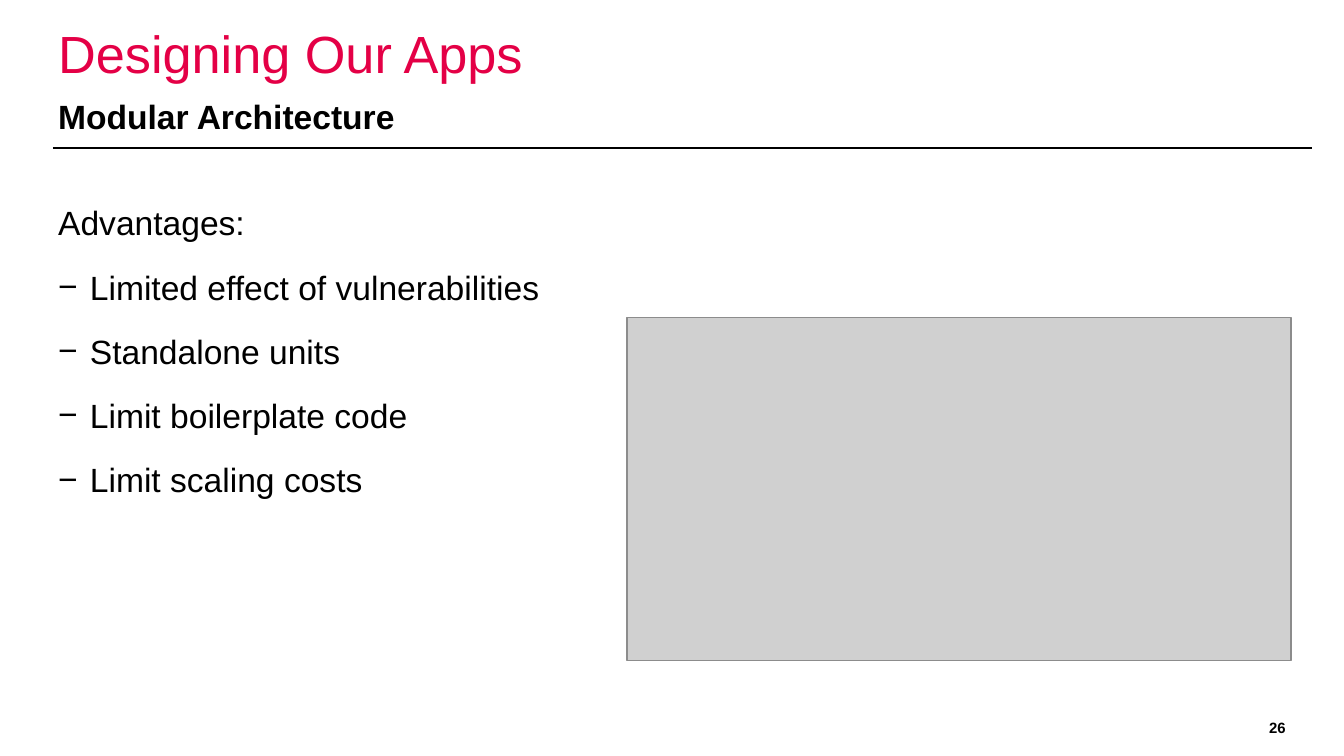
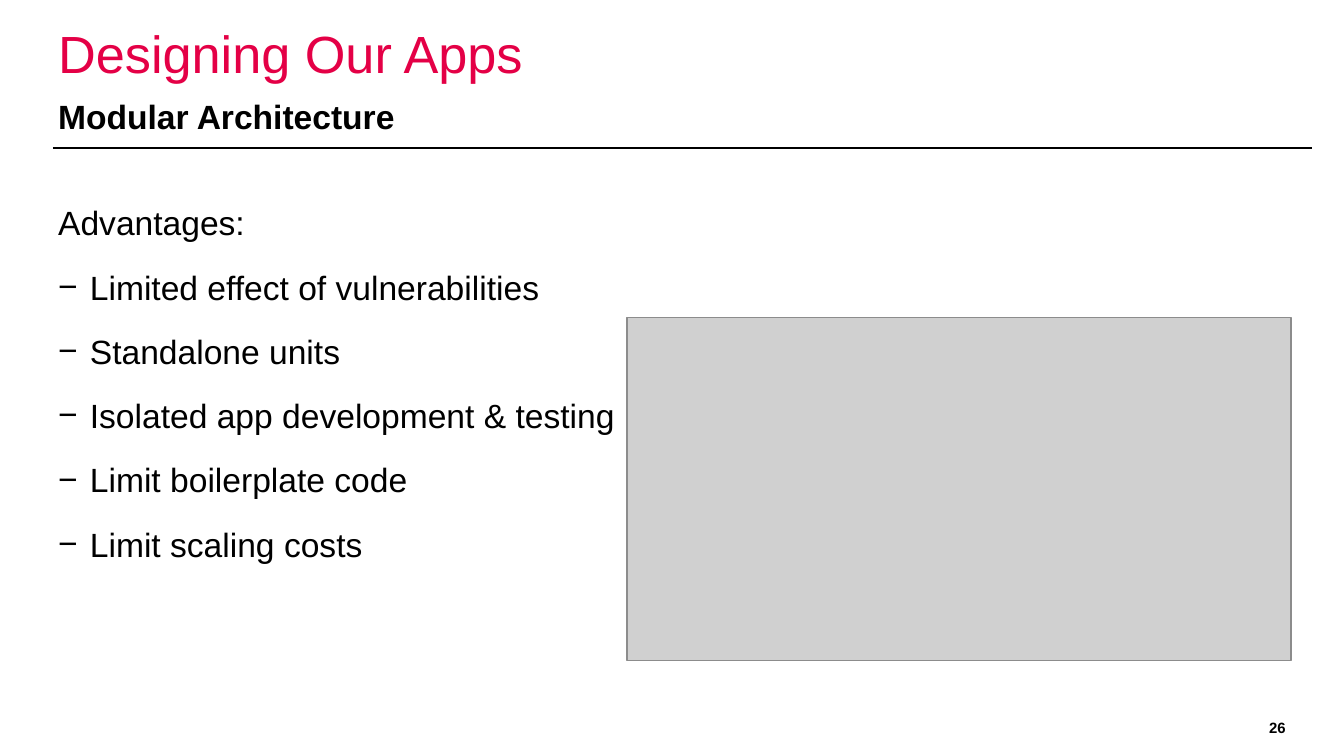
Before and after one commit to domi-cmd/Reference_Application_for_OWASP_MASTG, a slide deck: slide 26 of dev_documents/presentation/ba_thesis_presentation_kronig.pptx. Drawn at 1344x756 pixels with LibreOffice and Linux fonts; fonts in the diff are those of the drawing; grey boxes stand for pictures; background and template pictures are left out. Boxes give left, top, right and bottom in pixels: in the first picture for what was removed or moved away, otherwise in the second. Text is boxed around its words. In the diff, an @@ line names an element or a change of style, - is before the commit and + after.

Commit message:
Fixed typos in the BA thesis presentation, did slight adjustments to the bullet points in introduction and design section

```diff
--- a/dev_documents/presentation/ba_thesis_presentation_kronig.pptx
+++ b/dev_documents/presentation/ba_thesis_presentation_kronig.pptx
@@ text at [90,403,615,434]: paragraph added @@
+− Isolated app development & testing
```
Also in this commit, not shown: 3 other slides changed.
